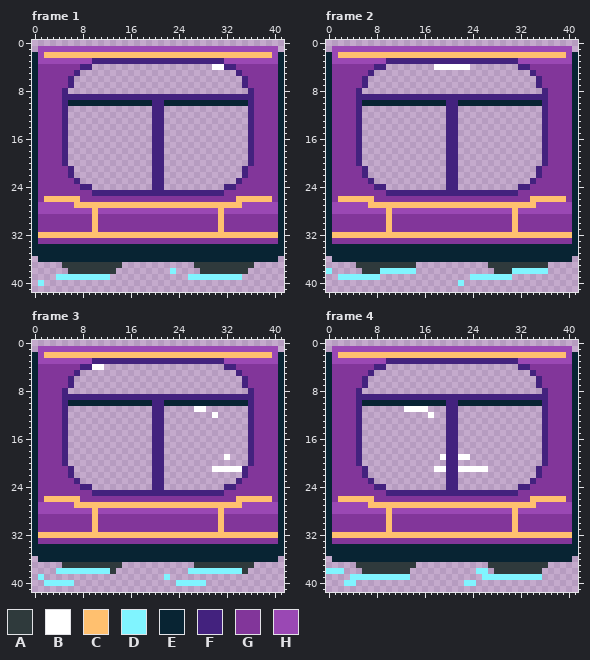
A animated GIF sprite gets an edit: src/assets/train_wagon.gif. The picture above was drawn from the file before the commit.
The file is 84x84 pixels, drawn in blocks of 2x2; one block is one cell here. Shown: frame 1, frame 2, frame 3, frame 4. The commit also changed other frames, which this record leaves out.
Palette (. is transparent): A #2f3a3c  B #ffffff  C #ffc06f  D #80f4ff  E #082433  F #43227e  G #82369a  H #9a48b4
After:
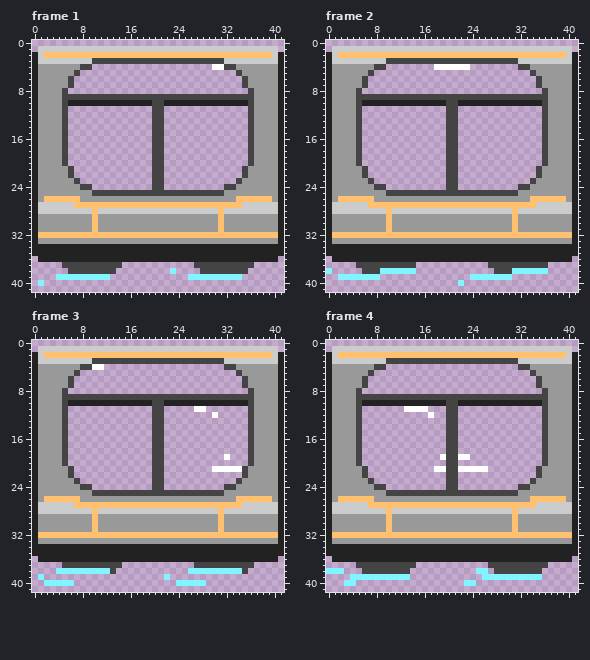
Commit: Better hype train
The exact change:
@@ palette @@
-E #082433
+E #222222
-F #43227e
+F #444444
-G #82369a
+G #999999
-H #9a48b4
+H #cccccc
--- frame 1
@@ x 0..41 @@
 36 .EEEEEEEEEEEEEEEEEEEEEEEEEEEEEEEEEEEEEEEE.
-37 .....AAAAAAAAAA............AAAAAAAAAA.....
-38 ......AAAAAAAA.........D....AAAAAAAA......
+37 .....FFFFFFFFFF............FFFFFFFFFF.....
+38 ......FFFFFFFF.........D....FFFFFFFF......
 39 ....DDDDDDDDD.............DDDDDDDDD.......
--- frame 2
@@ x 0..41 @@
 36 .EEEEEEEEEEEEEEEEEEEEEEEEEEEEEEEEEEEEEEEE.
-37 .....AAAAAAAAAA............AAAAAAAAAA.....
-38 D.....AAADDDDDD.............AAADDDDDD.....
+37 .....FFFFFFFFFF............FFFFFFFFFF.....
+38 D.....FFFDDDDDD.............FFFDDDDDD.....
 39 ..DDDDDDD...............DDDDDDD...........
--- frame 3
@@ x 0..41 @@
 36 .EEEEEEEEEEEEEEEEEEEEEEEEEEEEEEEEEEEEEEEE.
-37 .....AAAAAAAAAA............AAAAAAAAAA.....
-38 ....DDDDDDDDDA............DDDDDDDDDA......
+37 .....FFFFFFFFFF............FFFFFFFFFF.....
+38 ....DDDDDDDDDF............DDDDDDDDDF......
 39 .D....................D...................
--- frame 4
@@ x 0..41 @@
 36 .EEEEEEEEEEEEEEEEEEEEEEEEEEEEEEEEEEEEEEEE.
-37 .....AAAAAAAAAA............AAAAAAAAAA.....
-38 DDD...AAAAAAAA...........DD.AAAAAAAA......
+37 .....FFFFFFFFFF............FFFFFFFFFF.....
+38 DDD...FFFFFFFF...........DD.FFFFFFFF......
 39 ....DDDDDDDDDD............DDDDDDDDDD......
